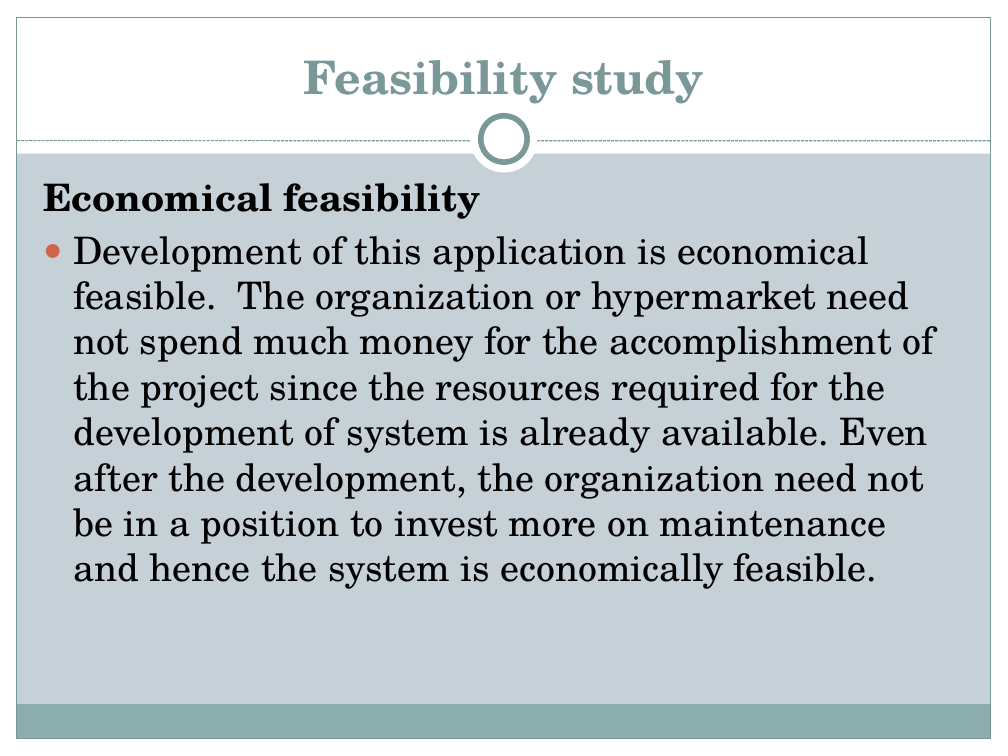
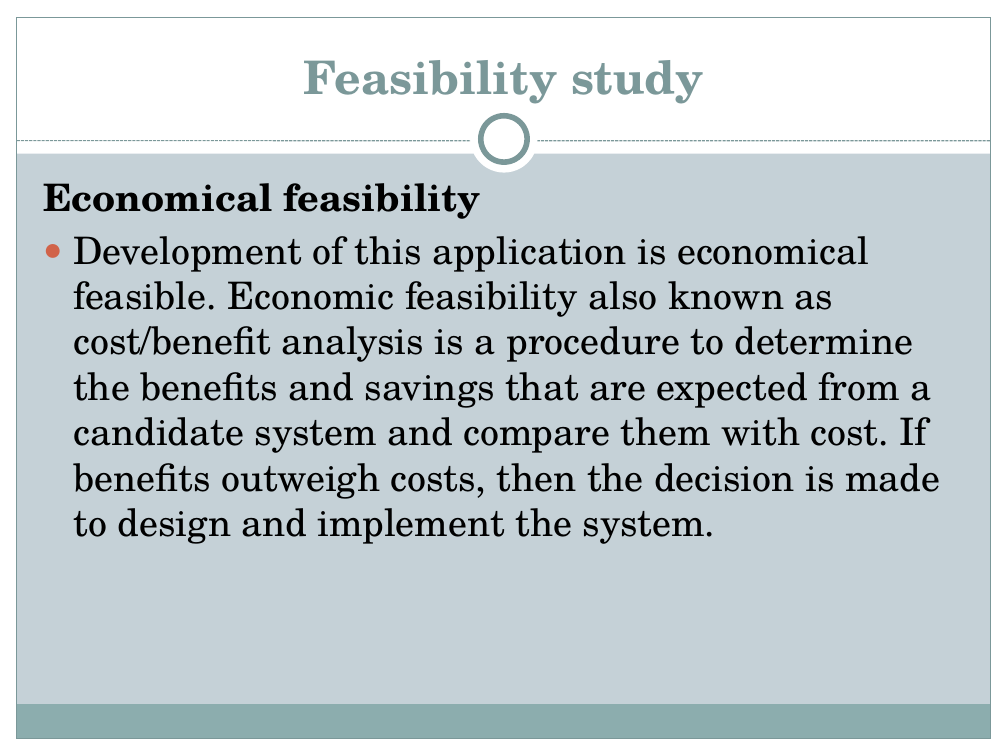
Before and after one commit to Bsccs/tutorial-site, a slide deck: slide 18 of documentation/project.pptx. Drawn at 1008x756 pixels with LibreOffice and Linux fonts; fonts in the diff are those of the drawing. Boxes give left, top, right and bottom in pixels: in the first picture for what was removed or moved away, otherwise in the second. Text is boxed around its words. In the diff, an @@ line names an element or a change of style, - is before the commit and + after.

```diff
--- a/documentation/project.pptx
+++ b/documentation/project.pptx
@@ text at box(73, 236, 940, 544): text changed @@
-● Development of this application is economical feasible. The organization or hypermarket need not spend much money for the accomplishment of the project since the resources required for the development of system is already available. Even after the development, the organization need not be in a position to invest more on maintenance and hence the system is economically feasible.
+● Development of this application is economical feasible. Economic feasibility also known as cost/benefit analysis is a procedure to determine the benefits and savings that are expected from a candidate system and compare them with cost. If benefits outweigh costs, then the decision is made to design and implement the system.
```
Also in this commit, not shown: 3 other slides changed, 7 slides added.
